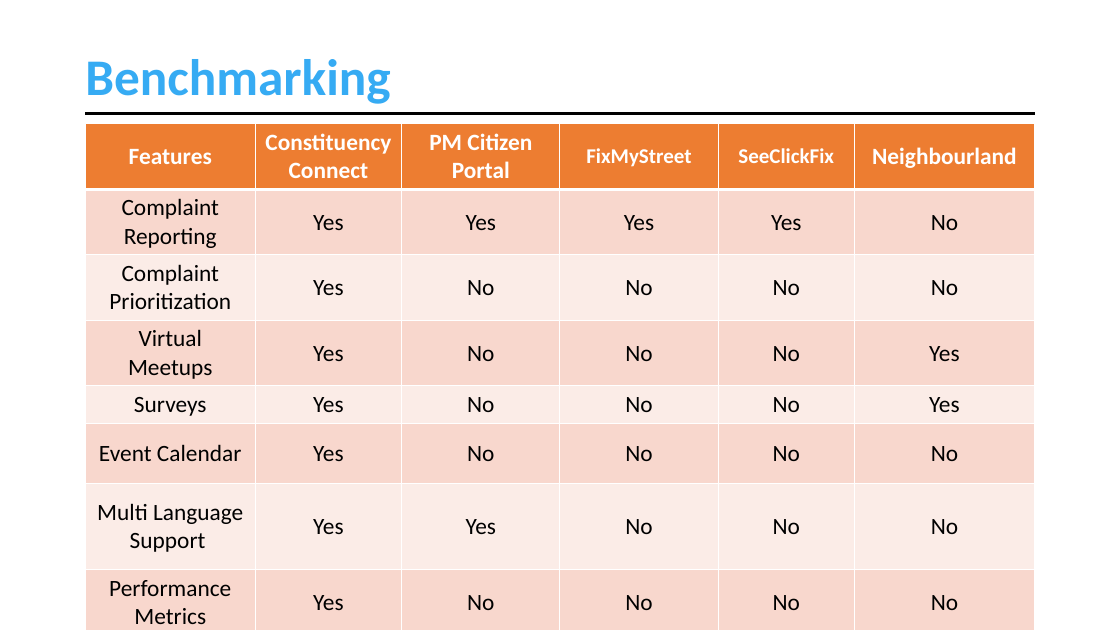
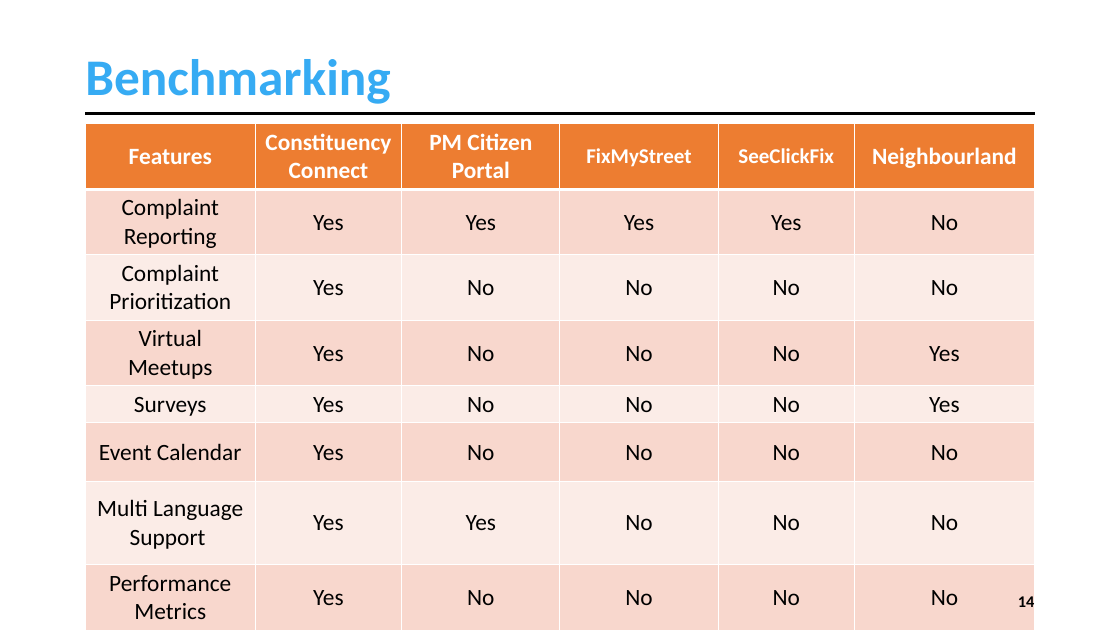
Before and after one commit to muhammadahsanmirza/fyp-constituency-connect, a slide deck: slide 14 of 4 - Idea Evaluation/Idea Evaluation Slides - Working Draft.pptx (slide 17 before the commit). Drawn at 1120x630 pixels with LibreOffice and Linux fonts; fonts in the diff are those of the drawing. Boxes give left, top, right and bottom in pixels: in the first picture for what was removed or moved away, otherwise in the second. Text is boxed around its words. In the diff, an @@ line names an element or a change of style, - is before the commit and + after.

```diff
--- a/4 - Idea Evaluation/Idea Evaluation Slides - Working Draft.pptx
+++ b/4 - Idea Evaluation/Idea Evaluation Slides - Working Draft.pptx
@@ table: place and size @@
-table at [86, 124, 1034, 630]
+table at [86, 124, 1034, 623]
@@ page number added at [1018, 594, 1035, 612], 14 pt, text #000000, bold @@
+14
```
Also in this commit, not shown: 22 other slides changed, 4 slides added, 9 slides removed, 13 other files.
